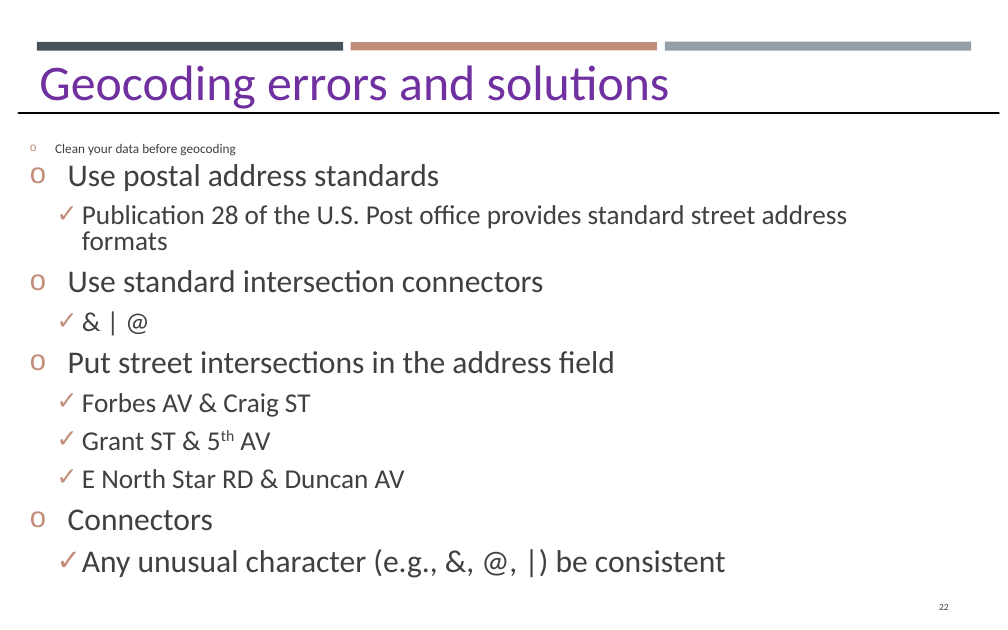
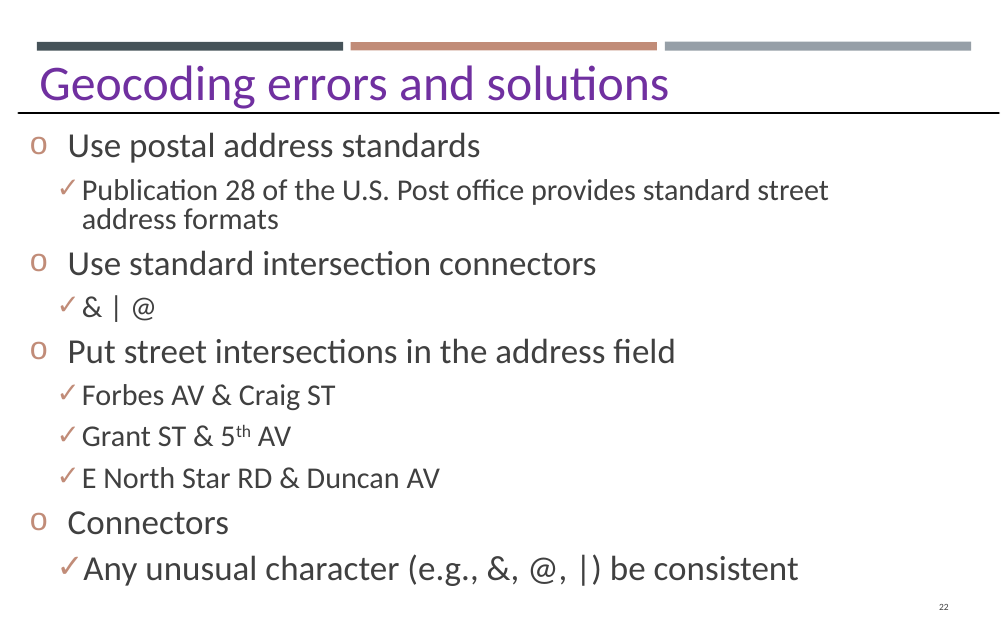
Before and after one commit to gisynw/GIS_I, a slide deck: slide 22 of docs/Lectures/Week12/Lecture12_GEOG2475_Geocoding.pptx. Drawn at 1008x630 pixels with LibreOffice and Linux fonts; fonts in the diff are those of the drawing. Boxes give left, top, right and bottom in pixels: in the first picture for what was removed or moved away, otherwise in the second. Text is boxed around its words. In the diff, an @@ line names an element or a change of style, - is before the commit and + after.

```diff
--- a/docs/Lectures/Week12/Lecture12_GEOG2475_Geocoding.pptx
+++ b/docs/Lectures/Week12/Lecture12_GEOG2475_Geocoding.pptx
@@ text "Use postal address standards" at <box>68,132,829,586</box>: size 20.3 to 22.5 pt in "Use postal address standards", "Use standard intersection connectors", "Put street intersections in the address field", "Connectors" and 1 more places; size 17.5 to 19.4 pt in "Publication 28 of the U.S. Post office ...", "& | @", "Forbes AV & Craig ST", "Grant ST & 5th AV" and 1 more places @@
@@ text at <box>55,144,235,156</box>: paragraph removed @@
-o Clean your data before geocoding
```
Also in this commit, not shown: 1 other slide changed, 2 slides added, 1 slide removed.
